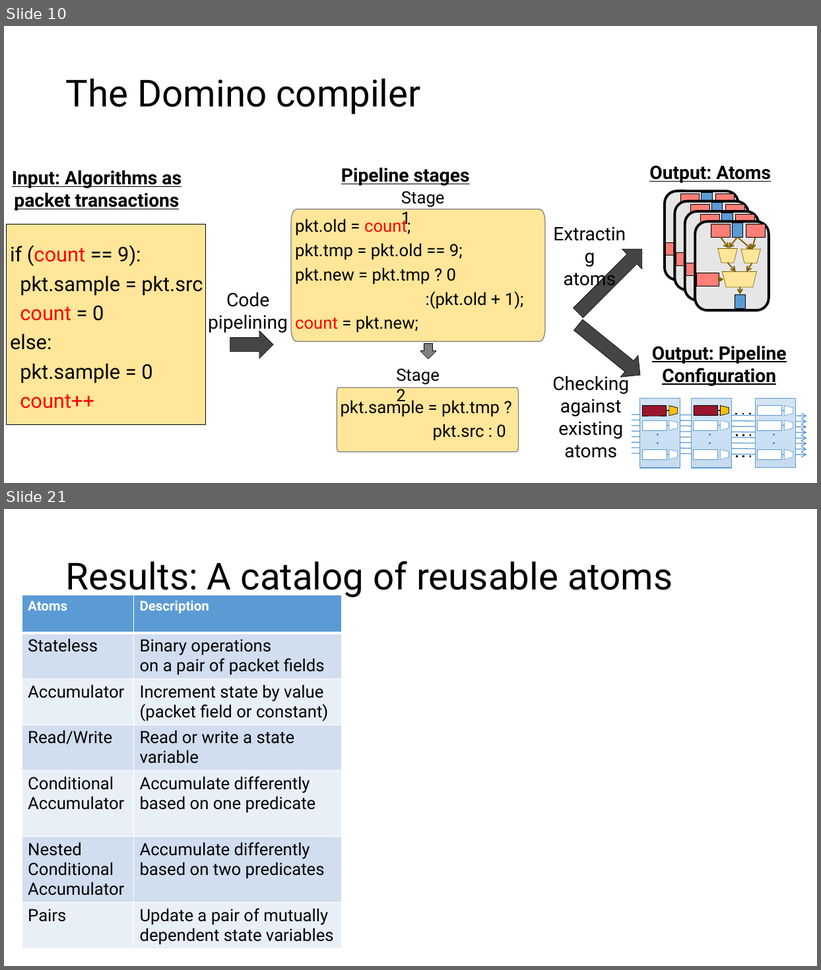
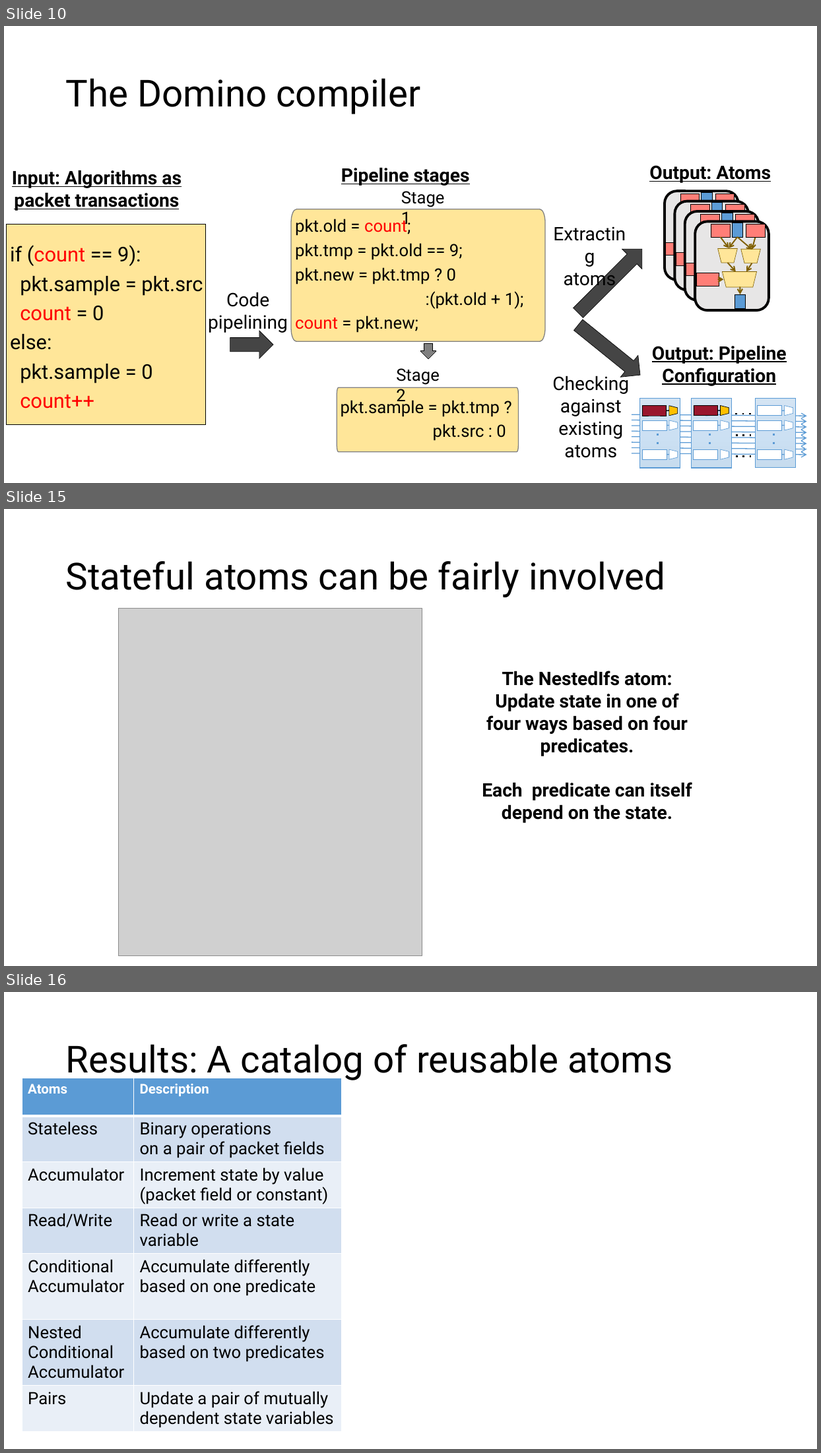
Before and after one commit to anirudhSK/pifo-domino-marple-ppts, a slide deck: uw_talk.pptx. Shown one above the other, each under a label of ours: slides 10 and 21 before the commit, slides 10, 15 and 16 after it; the slides between them are not shown. The pictures are 821x970 and 821x1453 pixels, drawn with LibreOffice and Linux fonts; fonts in the diff are those of the drawing; grey boxes stand for pictures. Boxes give left, top, right and bottom in pixels: in the first picture for what was removed or moved away, otherwise in the second. Text is boxed around its words. In the diff, an @@ line names an element or a change of style, - is before the commit and + after.

```diff
--- a/uw_talk.pptx
+++ b/uw_talk.pptx
@@ slide 15 added at [4,509,817,966], background #FFFFFF @@
@@ title added at [66,561,665,597], 44 pt, text #000000 @@
+Stateful atoms can be fairly involved
@@ picture added at [119,608,422,956] @@
@@ text added at [482,671,692,823], 22 pt, text #000000, bold @@
+The NestedIfs atom: Update state in one of four ways based on four predicates.
+Each predicate can itself depend on the state.
@@ what was slide 21 is now slide 16 @@
```
Also in this commit, not shown: 6 slides changed, 5 other slides added, 1 slide removed.
